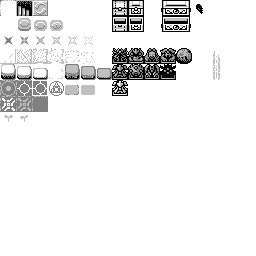
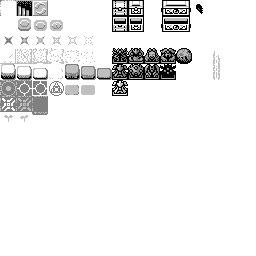
The second 256x256 image is a revision of the first. Changes to its layers:
painted on "Spritesheet" over [32, 112, 48, 115]